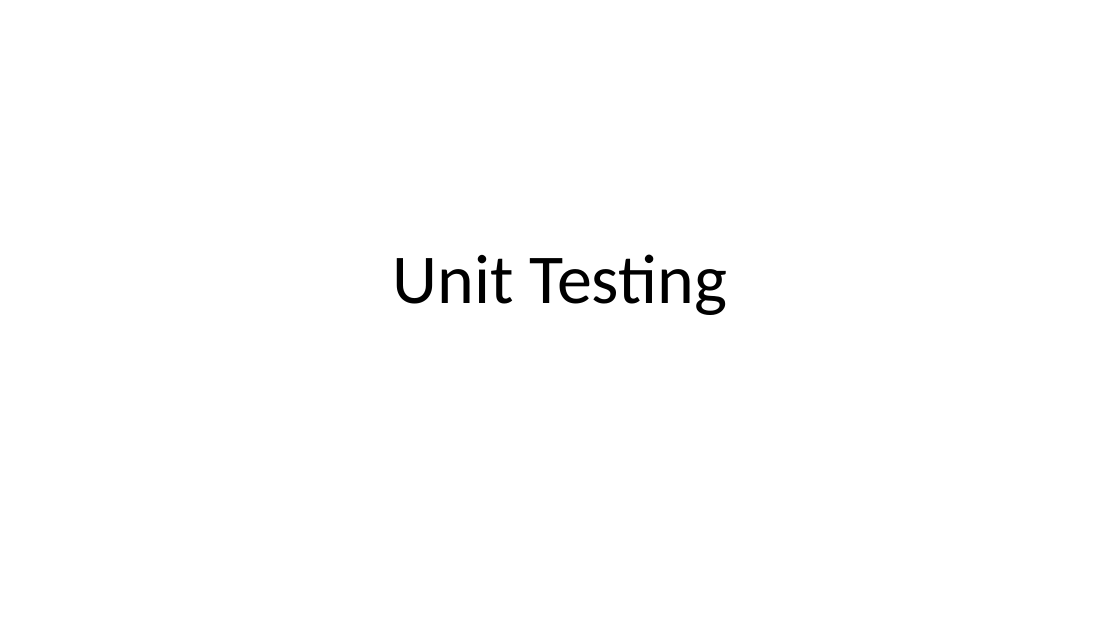
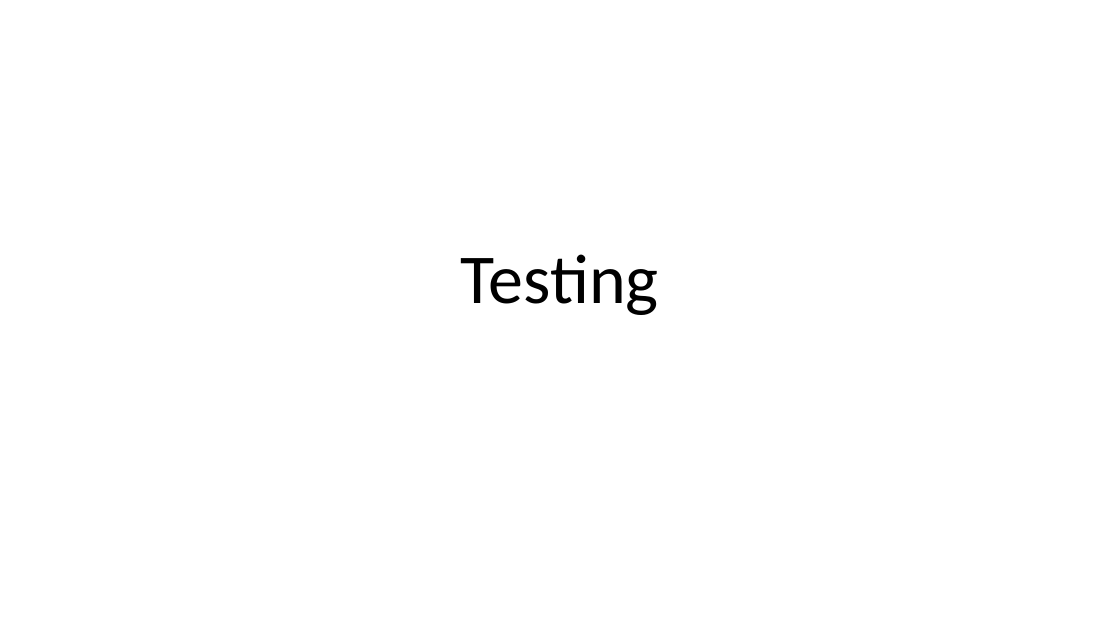
Before and after one commit to happysulla/BarbarianPrince, a slide deck: slide 19 of Documentation/Barbarian Prince Design.pptx. Drawn at 1120x630 pixels with LibreOffice and Linux fonts; fonts in the diff are those of the drawing. Boxes give left, top, right and bottom in pixels: in the first picture for what was removed or moved away, otherwise in the second. Text is boxed around its words. In the diff, an @@ line names an element or a change of style, - is before the commit and + after.

```diff
--- a/Documentation/Barbarian Prince Design.pptx
+++ b/Documentation/Barbarian Prince Design.pptx
@@ title at bbox=[461, 254, 659, 315]: text changed @@
-Unit Testing
+Testing
```
Also in this commit, not shown: 2 other slides changed, 1 slide added.
